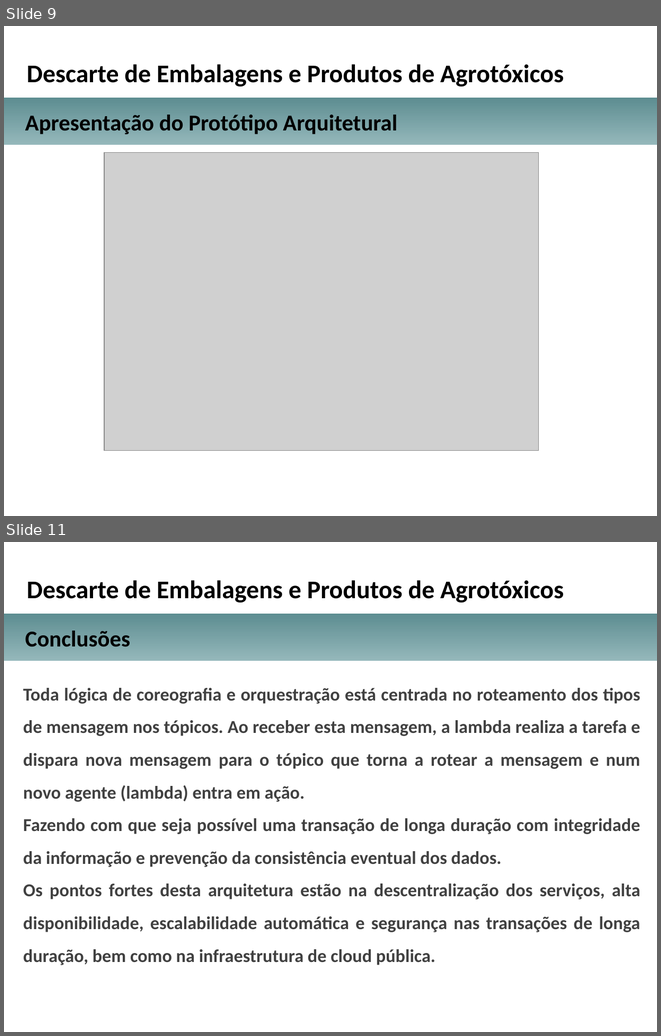
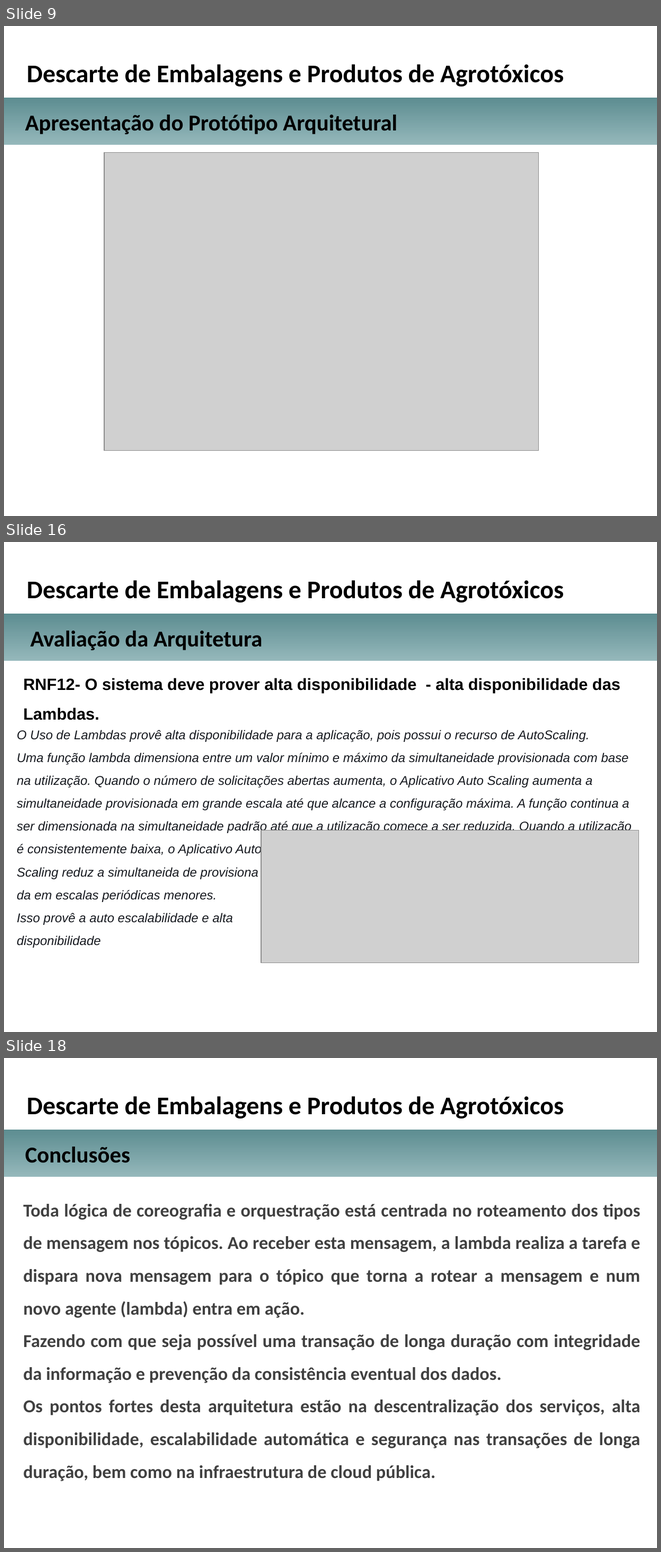
Before and after one commit to michellerodrigues/AgendamentoLambda, a slide deck: docs_tcc/apresentacao_projeto_arquitetural_TCC.pptx. Shown one above the other, each under a label of ours: slides 9 and 11 before the commit, slides 9, 16 and 18 after it; the slides between them are not shown. The pictures are 661x1036 and 661x1552 pixels, drawn with LibreOffice and Linux fonts; fonts in the diff are those of the drawing; grey boxes stand for pictures; background and template pictures are left out. Boxes give left, top, right and bottom in pixels: in the first picture for what was removed or moved away, otherwise in the second. Text is boxed around its words. In the diff, an @@ line names an element or a change of style, - is before the commit and + after.

```diff
--- a/docs_tcc/apresentacao_projeto_arquitetural_TCC.pptx
+++ b/docs_tcc/apresentacao_projeto_arquitetural_TCC.pptx
@@ slide 16 added at (4,542,657,1032), background picture (left out) @@
@@ text added at (27,580,564,602), 28 pt, text #000000, bold @@
+Descarte de Embalagens e Produtos de Agrotóxicos
@@ rectangle added at (4,614,657,661), fill gradient #95B8BB to #5D8D91 @@
@@ text added at (30,631,262,650), 25 pt, text #000000, bold @@
+Avaliação da Arquitetura
@@ text added at (23,678,620,720), 18 pt, text #000000, bold @@
+RNF12- O sistema deve prover alta disponibilidade - alta disponibilidade das Lambdas.
@@ text added at (17,730,632,947), 14 pt, text #16191F, italic @@
+O Uso de Lambdas provê alta disponibilidade para a aplicação, pois possui o recurso de AutoScaling.
+Uma função lambda dimensiona entre um valor mínimo e máximo da simultaneidade provisionada com base na utilização. Quando o número de solicitações abertas aumenta, o Aplicativo Auto Scaling aumenta a simultaneidade provisionada em grande escala até que alcance a configuração máxima. A função continua a ser dimensionada na simultaneidade padrão até que a utilização comece a ser reduzida. Quando a utilização é consistentemente baixa, o Aplicativo Auto
+Scaling reduz a simultaneida de provisiona
+da em escalas periódicas menores.
+Isso provê a auto escalabilidade e alta
+disponibilidade
@@ picture added at (261,830,639,962) @@
@@ what was slide 11 is now slide 18 @@
```
Also in this commit, not shown: 3 slides changed, 6 other slides added, 2 other files.
